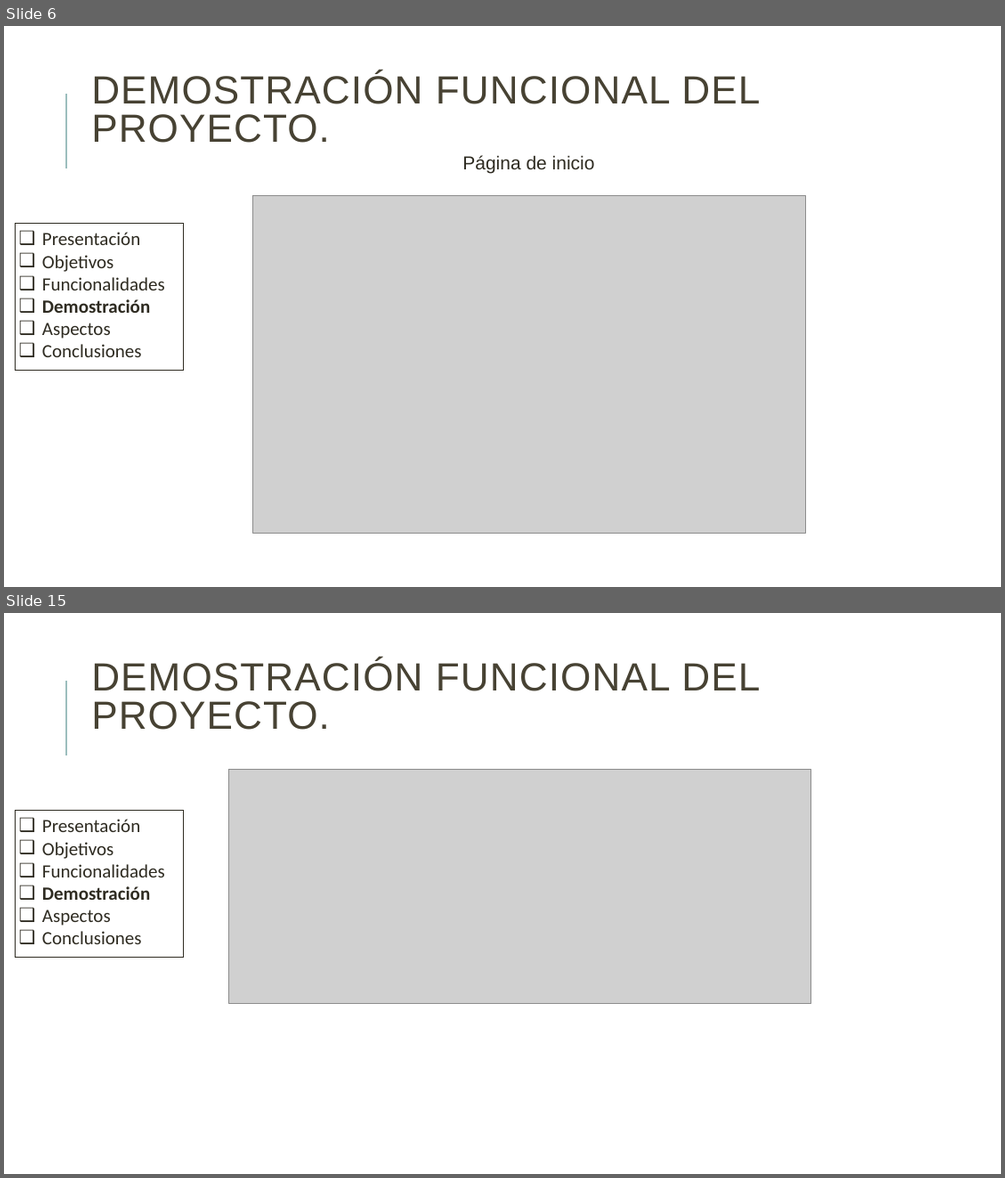
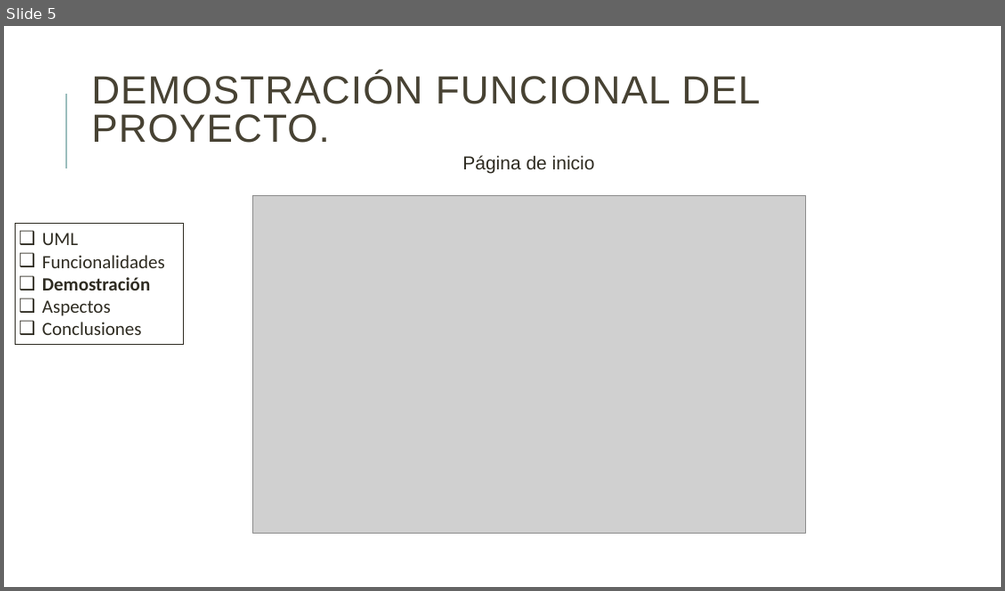
Before and after one commit to danielallhoff/M17-G4-AirDSS, a slide deck: AIRDSS.pptx. Shown one above the other, each under a label of ours: slides 6 and 15 before the commit, slide 5 after it; the slides between them are not shown. The pictures are 1005x1178 and 1005x591 pixels, drawn with LibreOffice and Linux fonts; fonts in the diff are those of the drawing; grey boxes stand for pictures. Boxes give left, top, right and bottom in pixels: in the first picture for what was removed or moved away, otherwise in the second. Text is boxed around its words. In the diff, an @@ line names an element or a change of style, - is before the commit and + after.

```diff
--- a/AIRDSS.pptx
+++ b/AIRDSS.pptx
@@ slide 15 removed at [4, 613, 1001, 1174], background #FFFFFF; not listed: 1 template element that a slide beside it also shows @@
@@ title removed at [91, 659, 760, 730] @@
-DEMOSTRACIÓN FUNCIONAL DEL PROYECTO.
@@ picture removed at [229, 770, 811, 1004] @@
@@ rectangle removed at [16, 811, 184, 957] @@
-❑ Presentación
-❑ Objetivos
-❑ Funcionalidades
-❑ Demostración
-❑ Aspectos
-❑ Conclusiones
@@ what was slide 6 is now slide 5 @@
@@ slide 5 changed as well @@
@@ rectangle "UML": place and size @@
-rectangle "UML" at [16, 224, 184, 370]
+rectangle "UML" at [16, 224, 184, 345]
@@ text in rectangle at [42, 232, 78, 245]: text changed @@
-❑ Presentación
-❑ Objetivos
+❑ UML
```
Also in this commit, not shown: 6 other slides changed, 18 other slides removed.
